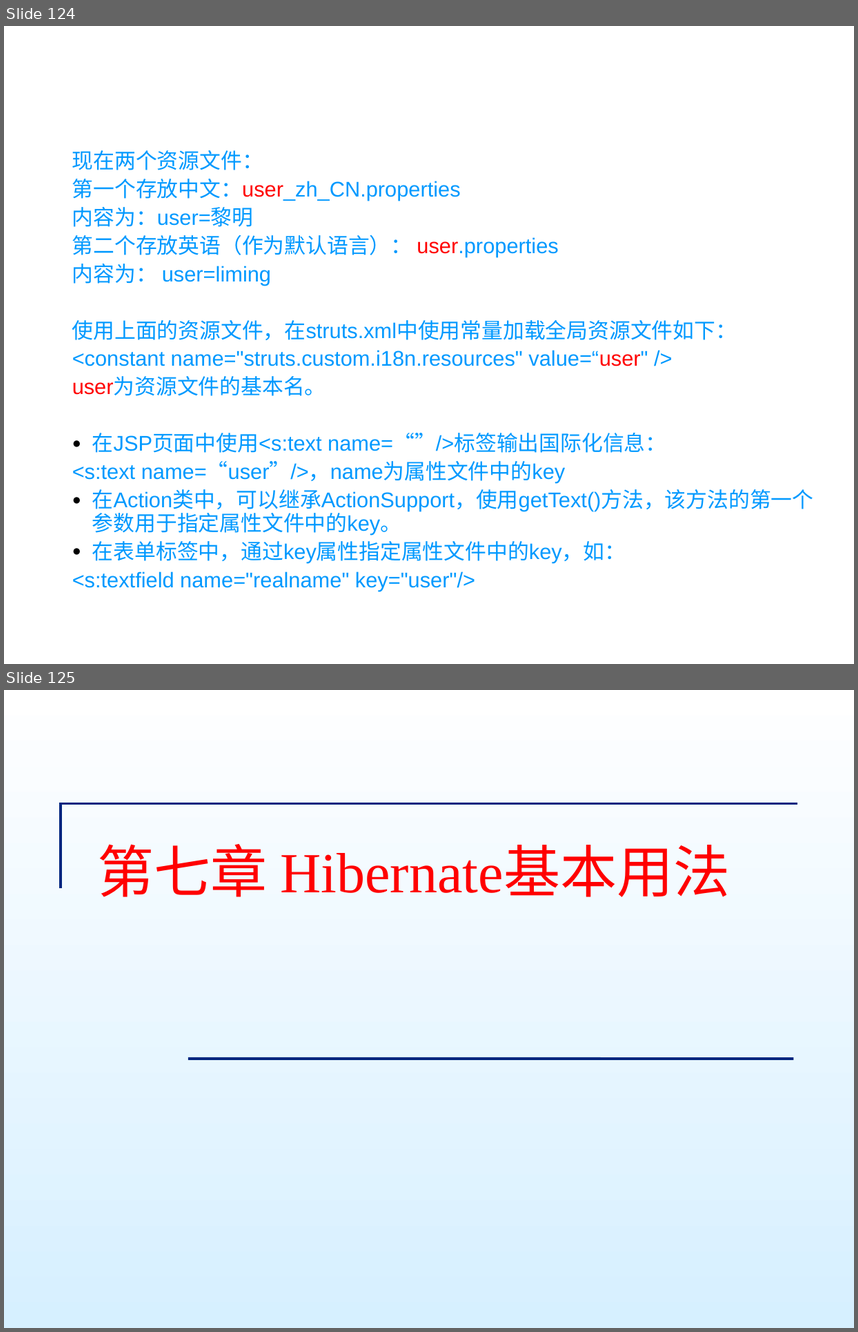
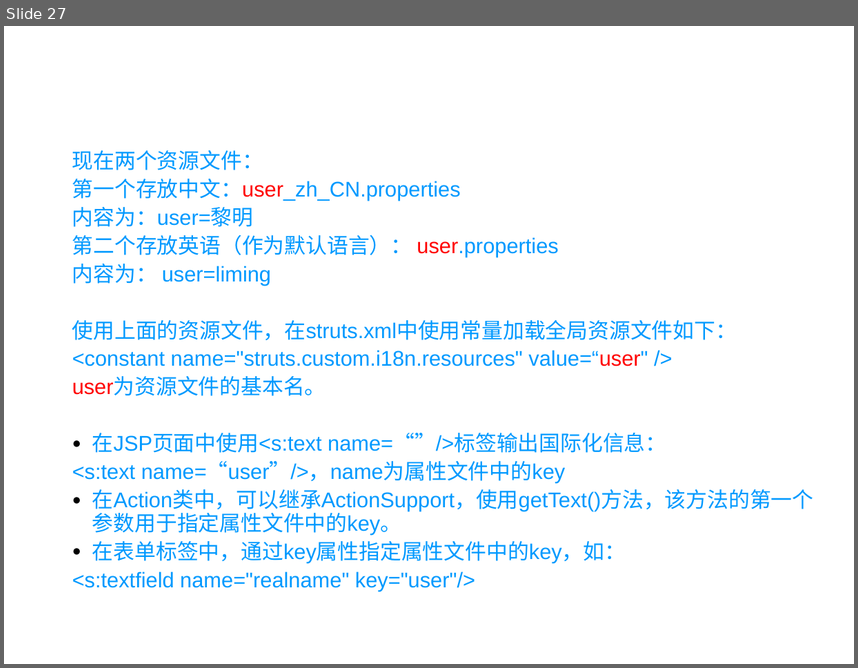
Before and after one commit to qxr777/JavaEECourse, a slide deck: PPT/Struts2.ppt. Shown one above the other, each under a label of ours: slides 124 and 125 before the commit, slide 27 after it. The pictures are 858x1332 and 858x668 pixels, drawn with LibreOffice and Linux fonts; fonts in the diff are those of the drawing; background and template pictures are left out. Boxes give left, top, right and bottom in pixels: in the first picture for what was removed or moved away, otherwise in the second. Text is boxed around its words. In the diff, an @@ line names an element or a change of style, - is before the commit and + after.

```diff
--- a/PPT/Struts2.ppt
+++ b/PPT/Struts2.ppt
@@ slide 125 removed at (x1=4, y1=690, x2=854, y2=1328), background #FFFFFF @@
@@ rectangle removed at (x1=4, y1=690, x2=854, y2=1328) @@
@@ freeform shape removed at (x1=61, y1=803, x2=798, y2=888) @@
@@ title removed at (x1=97, y1=844, x2=730, y2=897) @@
-第七章 Hibernate基本用法
@@ line removed from (188, 1058) to (794, 1058) @@
@@ what was slide 124 is now slide 27 @@
```
Also in this commit, not shown: 136 other slides removed, 2 other files.
